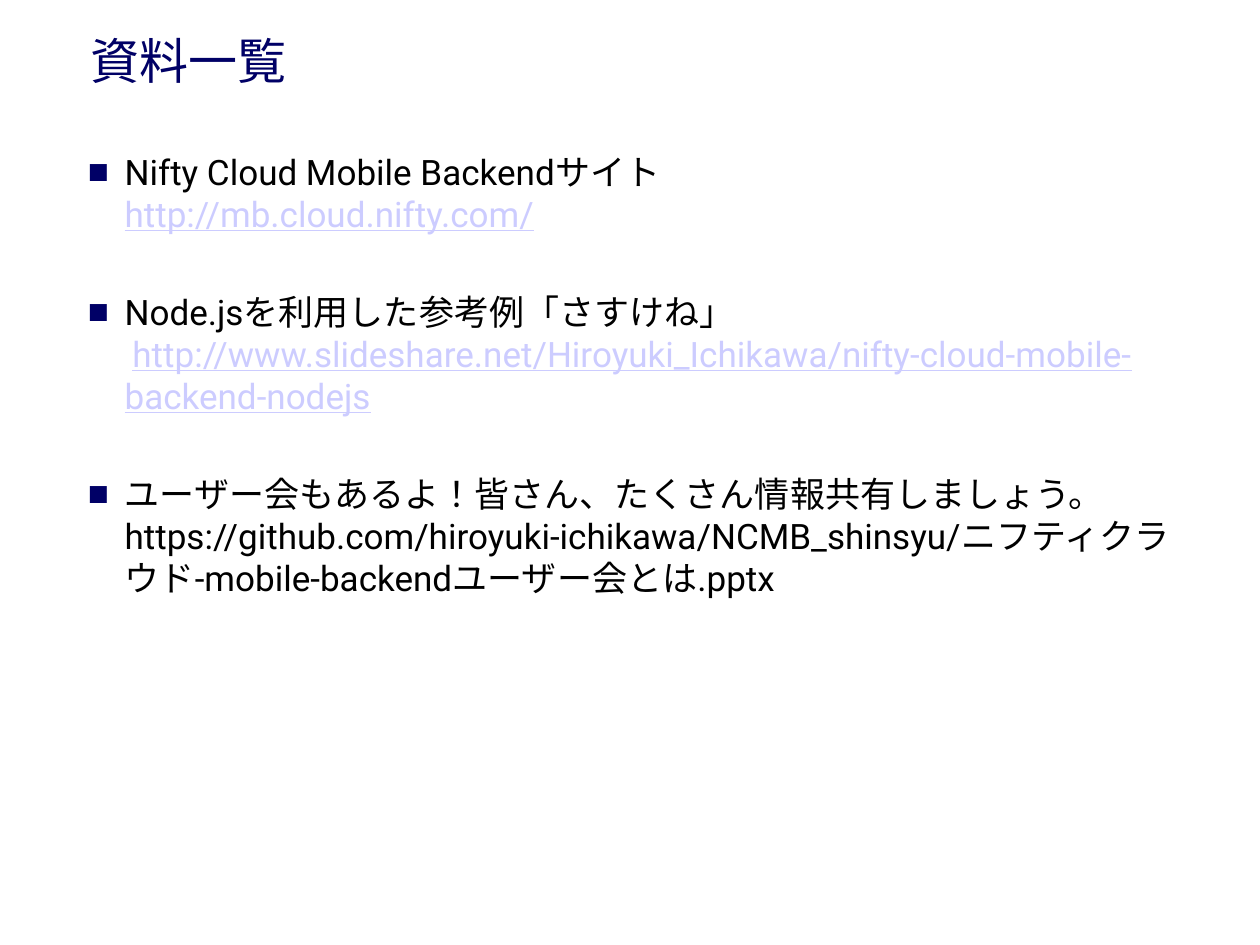
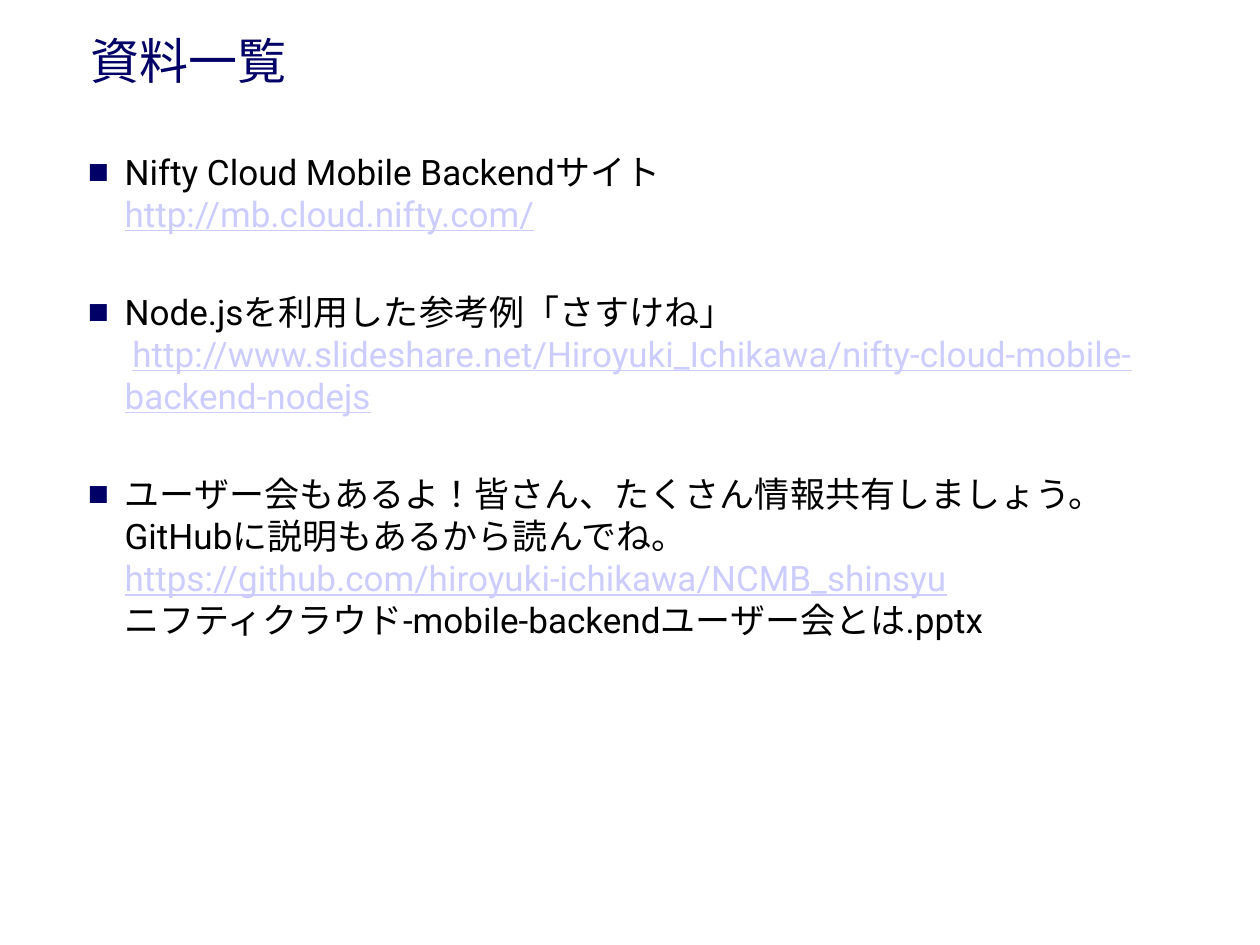
Before and after one commit to hiroyuki-ichikawa/NCMB_shinsyu, a slide deck: slide 11 of NCMB_ハンズオン.pptx. Drawn at 1260x945 pixels with LibreOffice and Linux fonts; fonts in the diff are those of the drawing; background and template pictures are left out. Boxes give left, top, right and bottom in pixels: in the first picture for what was removed or moved away, otherwise in the second. Text is boxed around its words. In the diff, an @@ line names an element or a change of style, - is before the commit and + after.

Commit message:
β版2

```diff
--- a/NCMB_ハンズオン.pptx
+++ b/NCMB_ハンズオン.pptx
@@ text at (125,477,1104,640): text changed @@
-■ ユーザー会もあるよ！皆さん、たくさん情報共有しましょう。
-  https://github.com/hiroyuki-ichikawa/NCMB_shinsyu/ニフティクラウド-mobile-backendユーザー会とは.pptx
+■ ユーザー会もあるよ！皆さん、たくさん情報共有しましょう。
+  GitHubに説明もあるから読んでね。
+  https://github.com/hiroyuki-ichikawa/NCMB_shinsyu
+  ニフティクラウド-mobile-backendユーザー会とは.pptx
```
